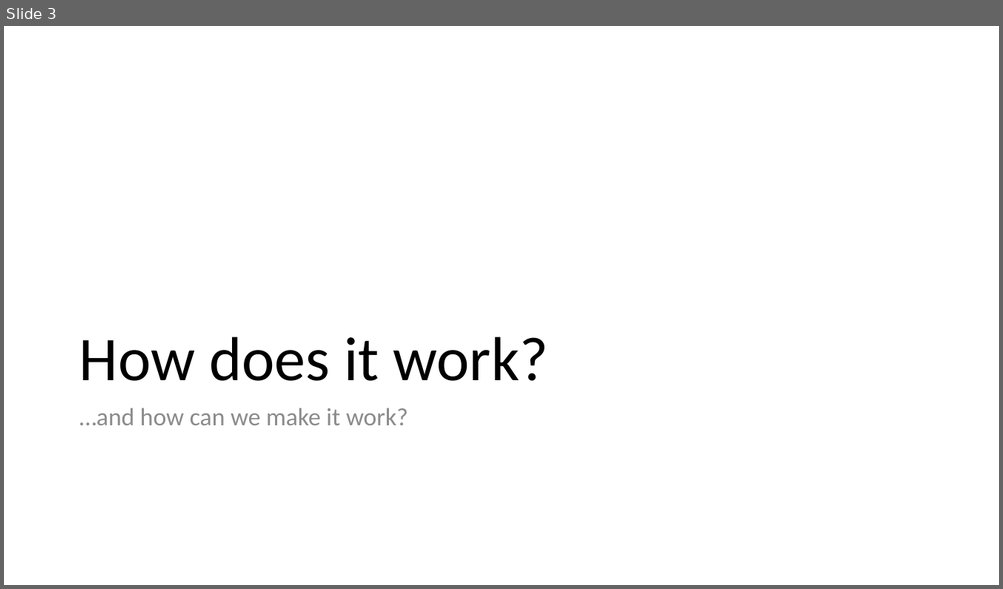
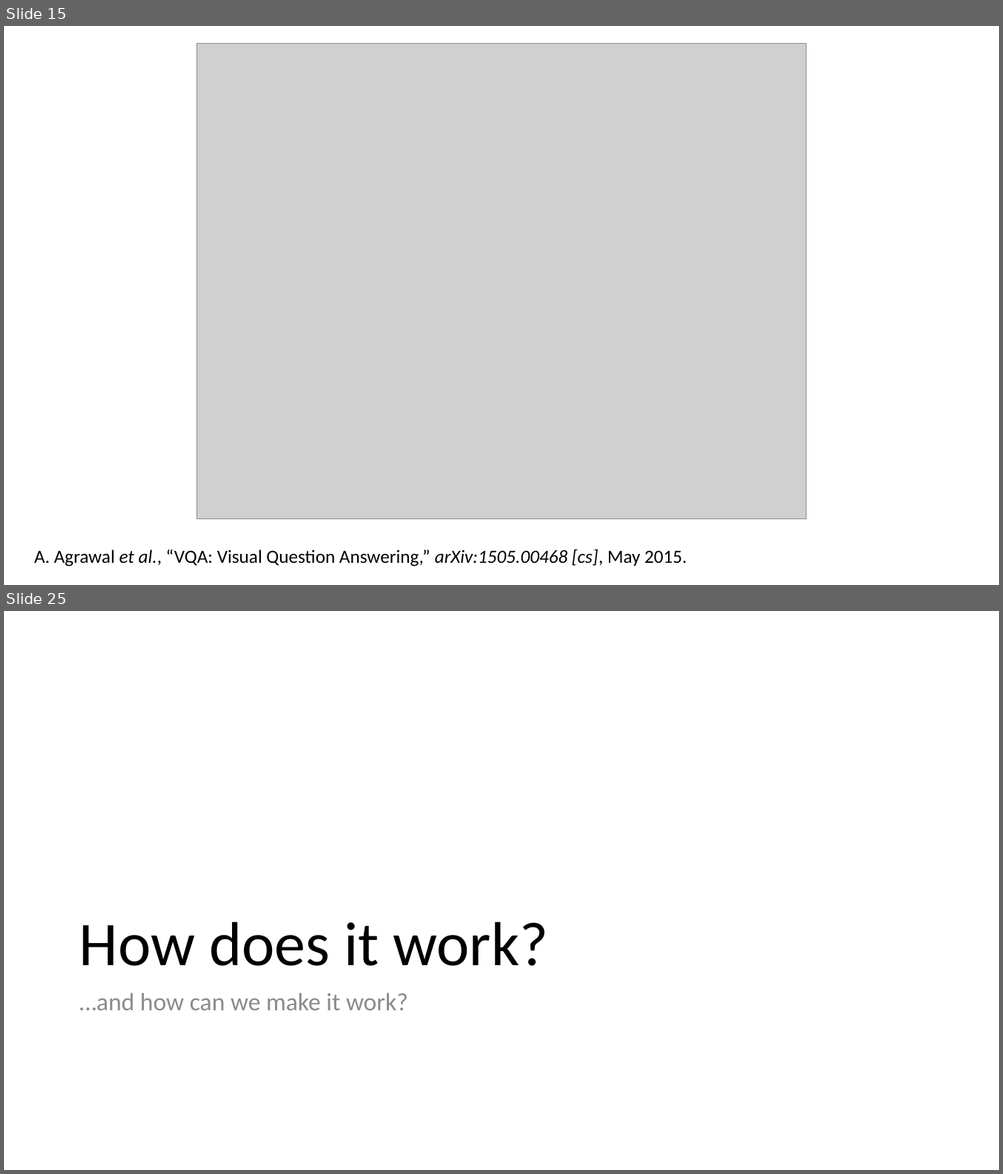
Before and after one commit to cchen23/AI4ALL_NLP, a slide deck: splash_slides.pptx. Shown one above the other, each under a label of ours: slide 3 before the commit, slides 15 and 25 after it; the slides between them are not shown. The pictures are 1003x589 and 1003x1174 pixels, drawn with LibreOffice and Linux fonts; fonts in the diff are those of the drawing; grey boxes stand for pictures. Boxes give left, top, right and bottom in pixels: in the first picture for what was removed or moved away, otherwise in the second. Text is boxed around its words. In the diff, an @@ line names an element or a change of style, - is before the commit and + after.

```diff
--- a/splash_slides.pptx
+++ b/splash_slides.pptx
@@ slide 15 added at box(4, 26, 999, 585), background #FFFFFF @@
@@ picture added at box(197, 44, 806, 519) @@
@@ text added at box(34, 549, 686, 567), 18 pt, text #000000 @@
+A. Agrawal et al., “VQA: Visual Question Answering,” arXiv:1505.00468 [cs], May 2015.
@@ what was slide 3 is now slide 25 @@
```
Also in this commit, not shown: 22 other slides added.
